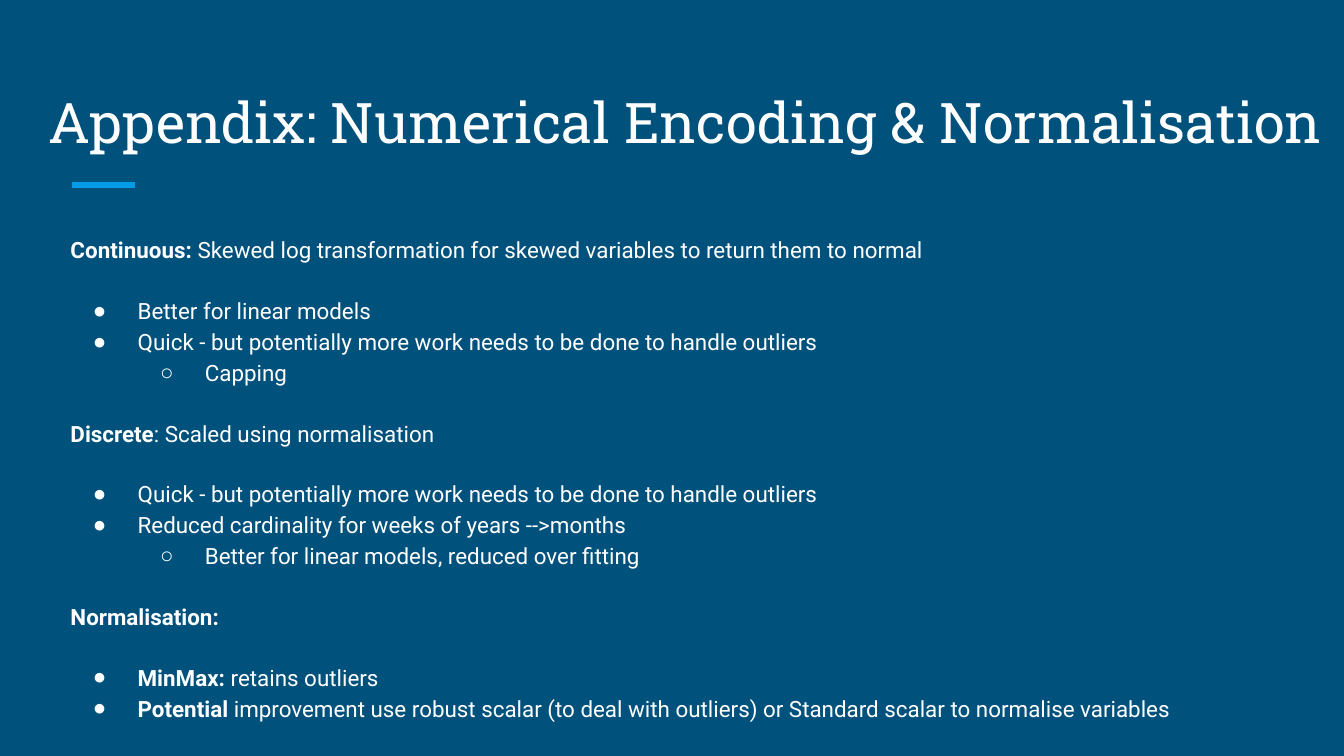
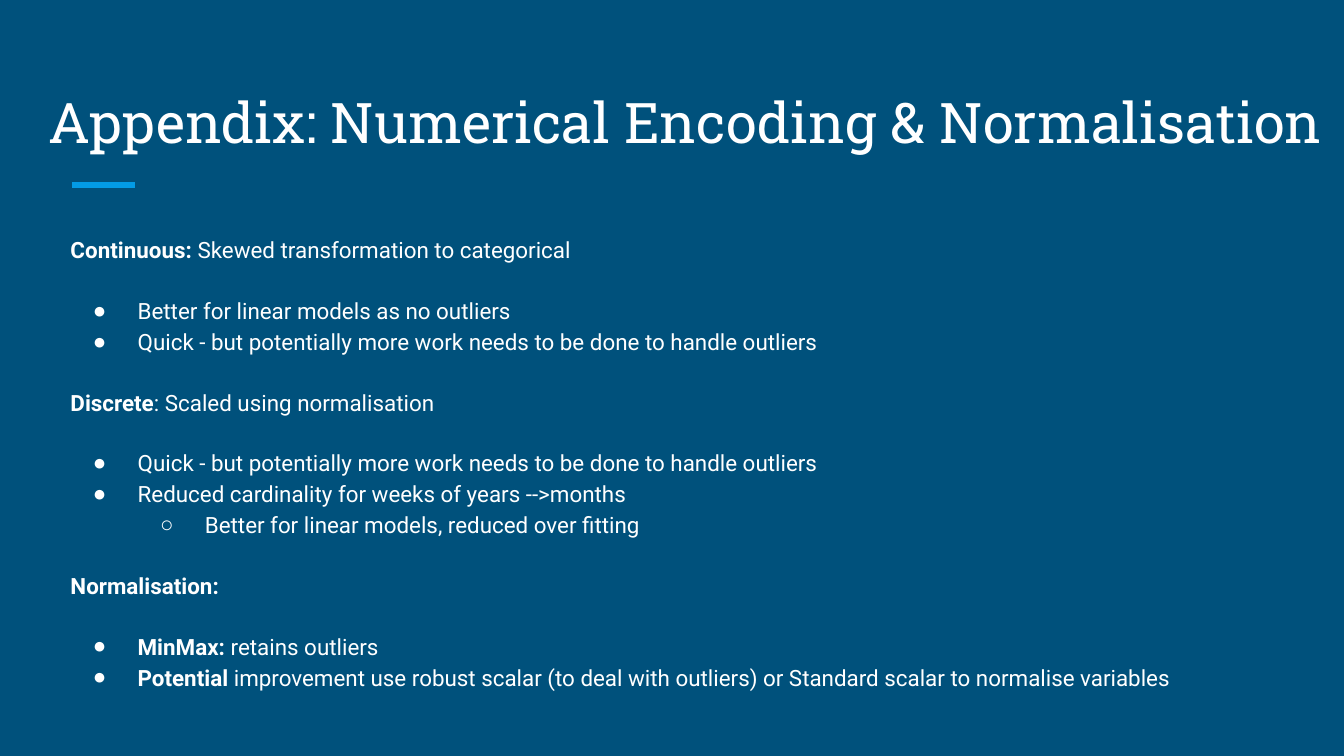
Before and after one commit to matthewgalloway/salary_predictions, a slide deck: slide 12 of Presentation.pptx. Drawn at 1344x756 pixels with LibreOffice and Linux fonts; fonts in the diff are those of the drawing. Boxes give left, top, right and bottom in pixels: in the first picture for what was removed or moved away, otherwise in the second. Text is boxed around its words. In the diff, an @@ line names an element or a change of style, - is before the commit and + after.

Commit message:
presentation Update

```diff
--- a/Presentation.pptx
+++ b/Presentation.pptx
@@ text at [70, 241, 571, 320]: text changed @@
-Continuous: Skewed log transformation for skewed variables to return them to normal
-● Better for linear models
+Continuous: Skewed transformation to categorical
+● Better for linear models as no outliers
@@ text at [205, 365, 287, 386]: paragraph removed @@
-  ○ Capping
```
Also in this commit, not shown: 3 other slides changed, 4 other files.
